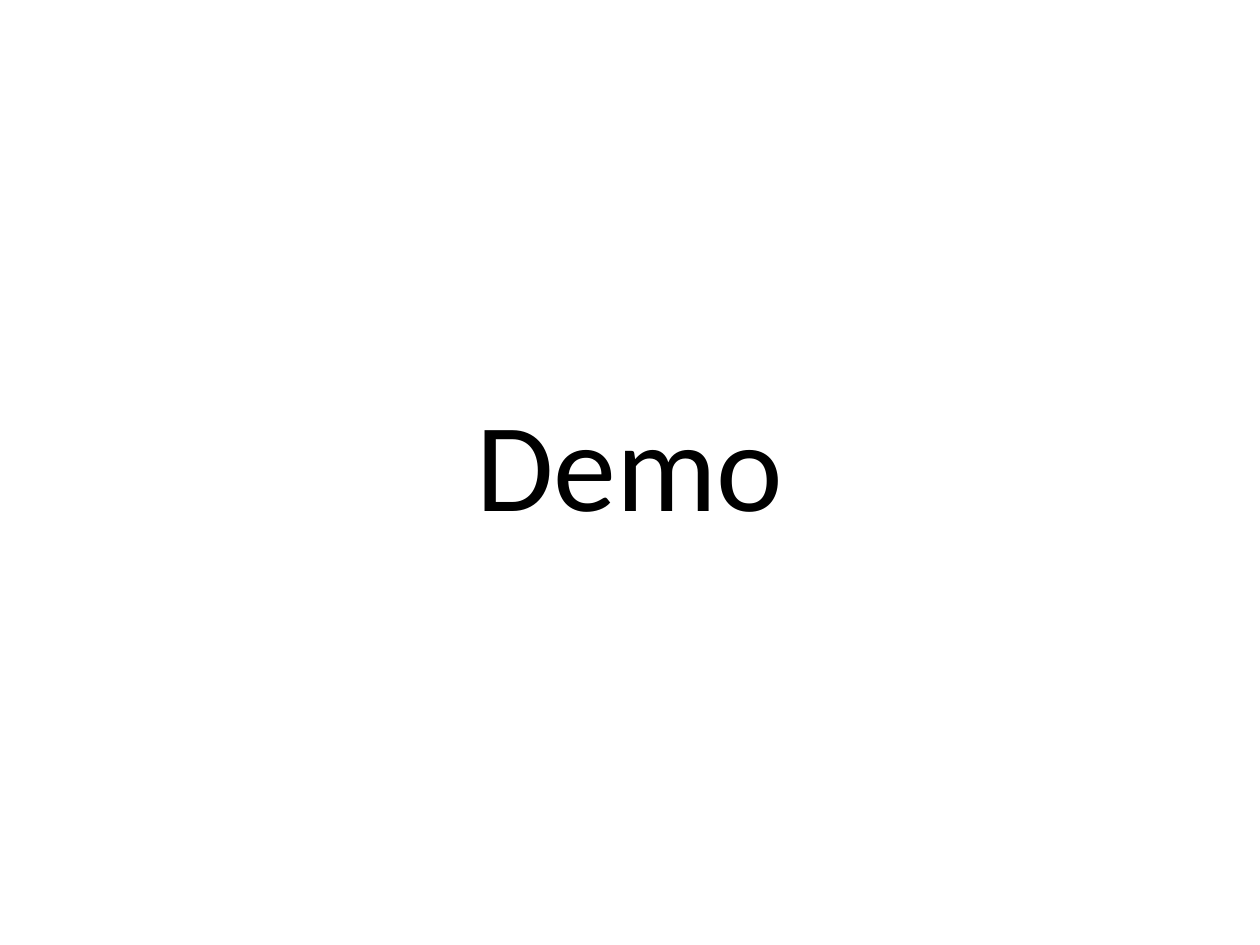
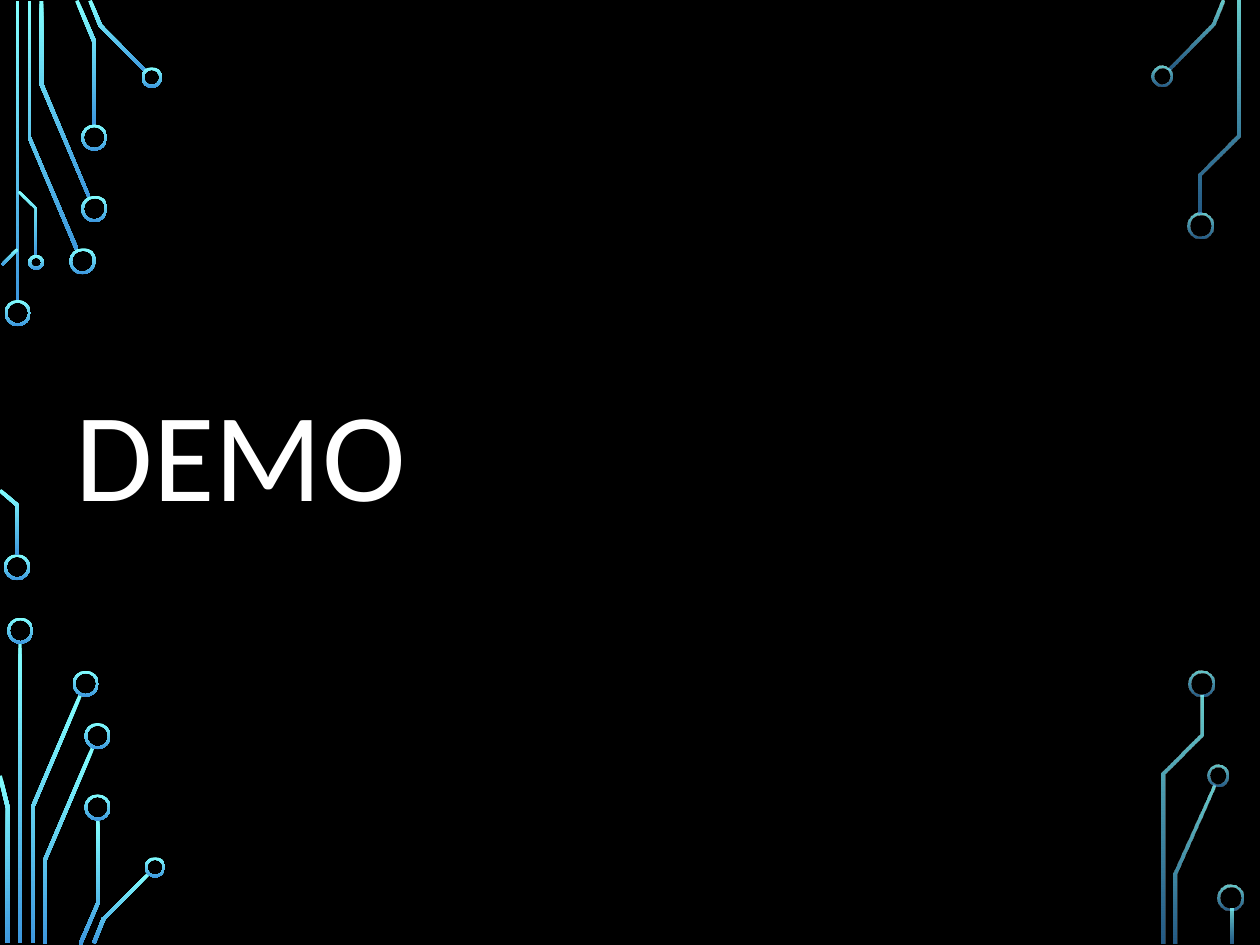
Before and after one commit to sperry94/ANST_Project, a slide deck: slide 10 of AOT2ProjectPresentation.pptx. Drawn at 1260x945 pixels with LibreOffice and Linux fonts; fonts in the diff are those of the drawing; background and template pictures are left out. Boxes give left, top, right and bottom in pixels: in the first picture for what was removed or moved away, otherwise in the second. Text is boxed around its words. In the diff, an @@ line names an element or a change of style, - is before the commit and + after.

Commit message:
Powerpoint edit
I just added a design to the powerpoint.

```diff
--- a/AOT2ProjectPresentation.pptx
+++ b/AOT2ProjectPresentation.pptx
@@ background #FFFFFF to picture (left out) @@
@@ title at (76, 419, 406, 502): text changed; text colour #000000 to #FFFFFF @@
-Demo
+DEMO
@@ group added at (0, 0, 1244, 945): 33 freeform shapes, 3 rectangles @@
```
Also in this commit, not shown: 10 other slides changed.
